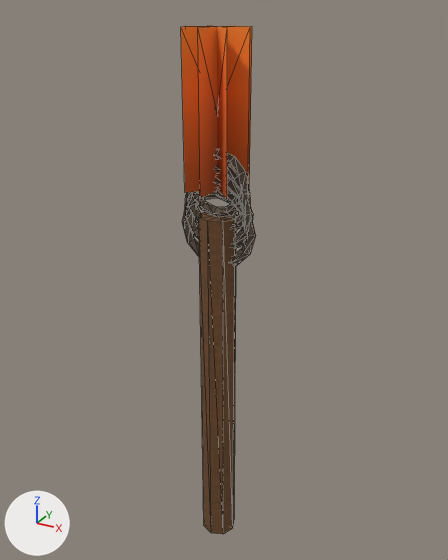
Renders of the OBJ model Assets/ProjectOEN/ProductionArt/Meshes/props_tools/pr-009_torch__lit.obj from each side of a commit.
The view is the same before and after, from a camera (50 mm lens) standing at (0.667, -1.183, 1.375) and looking at (-0.003, 0.035, 0.766). Lighting does not change. The marker at lower left points along +X, +Y and +Z. The older version comes first. Mesh edges are drawn as thin lines. Where no turn or scale is listed for an object, it has been applied to the vertices. Vertices at exactly the same position are counted once.

Script lines for the objects in view, before the commit:
```python
me_pr_009_torch__lit = bpy.data.meshes.new('pr-009_torch__lit')
me_pr_009_torch__lit.from_pydata(...)  # 226 vertices, 424 faces; spans x -0.097..0.097, y -0.075..0.075, z 0.02..1.34
# faces by material slot: [32, 384, 8]
me_pr_009_torch__lit.materials.append(mat_wood)  # picture img_wood_albedo_png
me_pr_009_torch__lit.materials.append(mat_cloth)  # picture img_cloth_albedo_png
me_pr_009_torch__lit.materials.append(mat_fire)  # picture img_fire_albedo_png
ob_pr_009_torch__lit = bpy.data.objects.new('pr-009_torch__lit', me_pr_009_torch__lit)
ob_pr_009_torch__lit.location = (0.0, 0.0, 0.0)
```
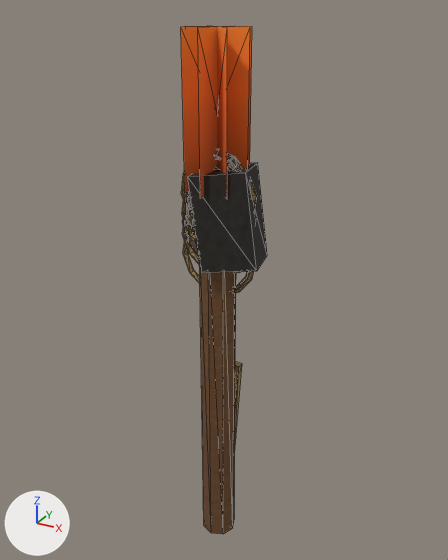
Changed parts and their boxes [x1, y1, x2, y2] in the pictures (448 x 560 px):
'pr-009_torch__lit', reshaped (14% wider): before [181, 26, 256, 534]; after [181, 26, 267, 534]
part 1 of me_pr_009_torch__lit, added: after [183, 225, 253, 293]
part 2 of me_pr_009_torch__lit, added (mostly hidden): after [182, 210, 240, 274]
part 3 of me_pr_009_torch__lit, added (mostly hidden): after [182, 193, 256, 242]
part 4 of me_pr_009_torch__lit, added (mostly hidden): after [181, 157, 257, 219]
part 5 of me_pr_009_torch__lit, added: after [235, 361, 242, 443]
part 6 of me_pr_009_torch__lit, added: after [188, 163, 267, 273]

Edits to the bpy script that builds the scene:
```text
Add img_char_albedo_png:
    img_char_albedo_png = load_image('char_albedo.png', '../../Materials/Textures/char_albedo.png', 1024, 1024, 'sRGB')
Add img_rope_albedo_png:
    img_rope_albedo_png = load_image('rope_albedo.png', '../../Materials/Textures/rope_albedo.png', 1024, 1024, 'sRGB')
Add mat_char:
    mat_char = principled_material('Char')
    mat_char.texture = img_char_albedo_png
    mat_char.roughness = 0.89
Add mat_rope:
    mat_rope = principled_material('Rope')
    mat_rope.texture = img_rope_albedo_png
    mat_rope.roughness = 0.89
Change me_pr_009_torch__lit:
    used by ob_pr_009_torch__lit; location = (0.0, 0.0, 0.0)
    remove me_pr_009_torch__lit.from_pydata(...)  # 226 vertices, 424 faces; spans x -0.097..0.097, y -0.075..0.075, z 0.02..1.34
    add me_pr_009_torch__lit.from_pydata(...)  # 434 vertices, 832 faces; spans x -0.097..0.12, y -0.075..0.075, z 0.02..1.34
    me_pr_009_torch__lit part 1: a new loose piece of 48 vertices spanning x -0.097..0.097, y -0.008..0.008, z 0.743..0.937, in mat_rope (picture img_rope_albedo_png)
    me_pr_009_torch__lit part 2: a new loose piece of 48 vertices spanning x -0.097..0.097, y -0.008..0.008, z 0.793..0.987, in mat_rope (picture img_rope_albedo_png)
    me_pr_009_torch__lit part 3: a new loose piece of 48 vertices spanning x -0.097..0.097, y -0.008..0.008, z 0.843..1.037, in mat_rope (picture img_rope_albedo_png)
    me_pr_009_torch__lit part 4: a new loose piece of 48 vertices spanning x -0.097..0.097, y -0.008..0.008, z 0.893..1.087, in mat_rope (picture img_rope_albedo_png)
    me_pr_009_torch__lit part 5
    8 vertices are added at x -0.038..0.038, y 0.04..0.06, z 0.228..0.532
    12 new faces join them, mat_rope (picture img_rope_albedo_png)
    me_pr_009_torch__lit part 6
    8 vertices are added at x -0.06..0.12, y -0.068..0.068, z 0.821..1.059
    12 new faces join them, mat_char (picture img_char_albedo_png)
    add me_pr_009_torch__lit.materials.append(mat_rope)  # picture img_rope_albedo_png
    add me_pr_009_torch__lit.materials.append(mat_char)  # picture img_char_albedo_png
```
